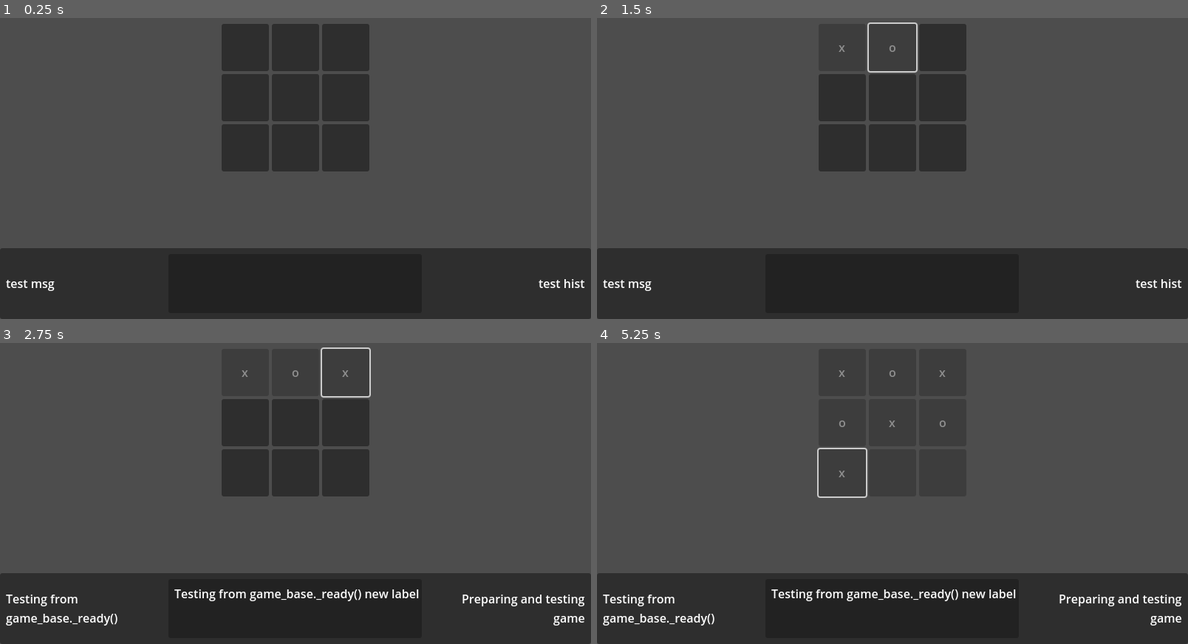
Above: before the commit, frames 1-4 (two rows, left to right).
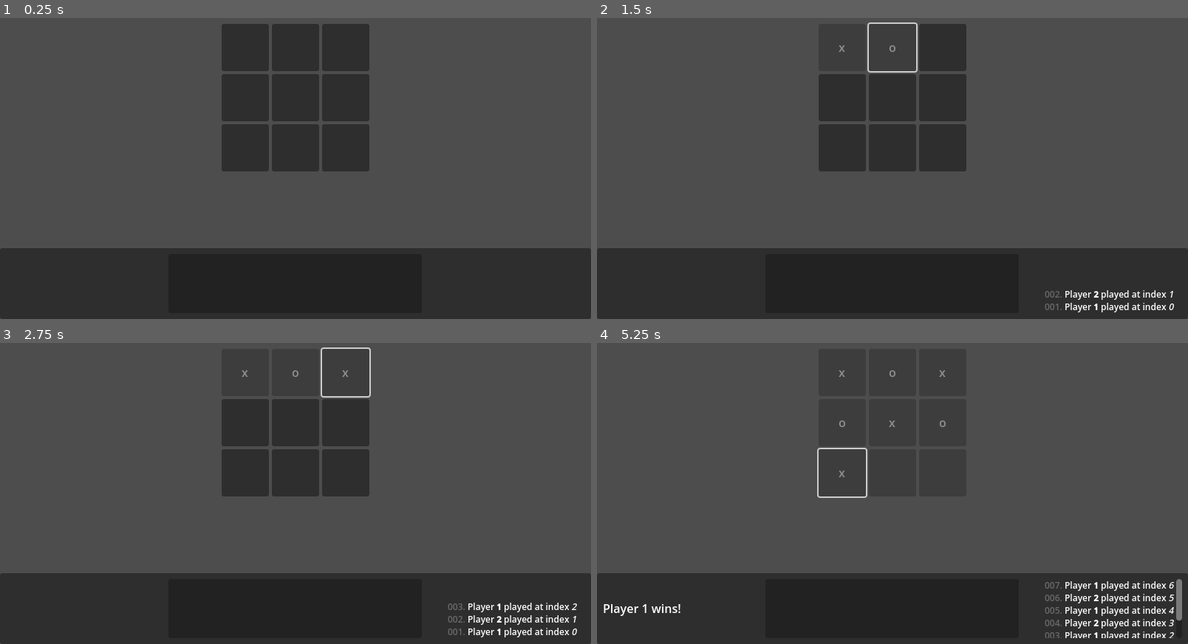
Above: after the commit, the same moments.

Repository: BrnLng/godot-bg-2511
Game: Godot game, scene res://scenes/main.tscn
Two runs of this game, one before a commit and one after it. Both use one fixed random seed, a clock stepped at 60 frames per second and the inputs below.
Inputs (mouse positions are in pixels of both pictures, inside the frame that each line leads up to):
- Up to frame 1 (0.25 s): no input
- Up to frame 2 (1.5 s): click (845, 48) at 0.52 s; click (892, 48) at 1.27 s
- Up to frame 3 (2.75 s): click (342, 373) at 2.02 s
- Up to frame 4 (5.25 s): click (845, 421) at 2.77 s; click (892, 421) at 3.52 s; click (939, 421) at 4.27 s; click (845, 472) at 5.02 s

The runs differ from the first frame. In frame 1, 0.2% of the frame differs, in the area x 1-99%, y 86-91%; in frame 2, 0.7%; in frame 3, 2.1%; in frame 4, 2.7%, in the area x 1-99%, y 78-99%.

Commit message:
better bottom panels

Diff:
--- a/games/game_base.gd
+++ b/games/game_base.gd
@@ -5,8 +5,7 @@
 signal hud_history(msg:String)
 signal hud_panel(item:Node)
 
-enum PlayerRef { NONE=-2, ANY=-1, PLAYER_N=0, PLAYER_1=1, PLAYER_2=2 }
-# enum PlayerPresence { NONE, PLAYER }
+enum PlayerRef { NONE=-1, ANY=0, PLAYER_1=1, PLAYER_2=2 }
 var current_player: PlayerRef : get=get_current_player
 var last_player: PlayerRef : get=get_last_player
 # var players_types: Vector2  # x = Human players, y = Computer
@@ -20,9 +19,9 @@
 func _ready() -> void:
 	# randomize()
 	_initialize_base_game()
-	# await 2 secs to test hud
-	await get_tree().create_timer(2).timeout
-	test_msgs()
+	# # await n sec(s) to test hud
+	# await get_tree().create_timer(1).timeout
+	# test_msgs()
 
 
 func test_msgs() -> void:
@@ -39,16 +38,16 @@
 
 
 func _on_turn_passed() -> void:
+	_switch_player()
+
+
+func _switch_player() -> void:
 	# if player_queue:
 		# player_queue.append(current_player)
 		# current_player = player_queue.pop()
 	# else:
 	# current_player = (current_player + 1) % player_count()
 	# current_player = PlayerPresence.PLAYER_2 if current_player == PlayerPresence.PLAYER_1 else PlayerPresence.PLAYER_1
-	_switch_player()
-
-
-func _switch_player() -> void:
 	last_player = current_player
 	current_player = PlayerRef.PLAYER_2 if current_player == PlayerRef.PLAYER_1 else PlayerRef.PLAYER_1
 
--- a/games/ttt.gd
+++ b/games/ttt.gd
@@ -23,7 +23,7 @@
 func _on_tile_clicked(index: int):
 	if is_game_over or tiles[index].player_owner != PlayerRef.NONE \
 		or index < 0 or index >= len(tiles):
-		print("Invalid move")
+		hud_message.emit("Invalid move")
 		return
 
 	tiles[index].player_owner = current_player
@@ -35,13 +35,19 @@
 			tiles[index].text = "o"
 			tiles[index].disabled = true
 
+	var history_string: String = "Player [b]" + str(current_player) + "[/b] played at index [i]" + str(index) + "[/i]"
+	hud_history.emit(history_string)
+
+
 	if check_winner():
 		is_game_over = true
 		disable_all_tiles()
-		print("Player ", last_player, " wins!")
+		var winning_string : String = "Player " + str(current_player) + " wins!"
+		hud_message.emit(winning_string)
+		# print("Player ", current_st_player, " wins!")
 	elif is_board_full():
 		is_game_over = true
-		print("It's a draw!")
+		hud_message.emit("It's a draw!")
 	else:
 		TurnManager.pass_next()
 
@@ -71,8 +77,8 @@
 			return false
 	return true
 
-func _on_turn_passed() -> void:
-	current_player = PlayerRef.PLAYER_2 if current_player == PlayerRef.PLAYER_1 else PlayerRef.PLAYER_1
+# func _on_turn_passed() -> void:
+# 	current_player = PlayerRef.PLAYER_2 if current_player == PlayerRef.PLAYER_1 else PlayerRef.PLAYER_1
 
 func disable_all_tiles():
 	for tile in tiles:
--- /dev/null
+++ b/managers/utils.gd
@@ -0,0 +1,5 @@
+extends Node
+
+func remove_all_children(parent_node):
+	for child in parent_node.get_children():
+		child.queue_free()
--- a/project.godot
+++ b/project.godot
@@ -18,6 +18,7 @@
 [autoload]
 
 TurnManager="*res://managers/turn_manager.gd"
+Utils="*res://managers/utils.gd"
 
 [display]
 
--- a/scenes/main.gd
+++ b/scenes/main.gd
@@ -2,19 +2,18 @@
 
 @onready var label_left: Label = %LabelLeft
 @onready var mid_panel: Control = %MidPanel
-@onready var label_right: Label = %LabelRight
+@onready var label_right: RichTextLabel = %LabelRight
+# @onready var history_scroll: ScrollContainer = label_right.get_parent() as ScrollContainer
+
+var history_counter: int = 1
 
 var _game: GameBase
 
 
 func _ready() -> void:
-	_game = get_children()[0] as GameBase
+	_game = $GamePlug.get_children()[0] as GameBase
 	if not _game:
 		print("Error: game connect error @ main")
-
-	print(_game.name)
-	_on_hud_message_update("test msg")
-	_on_hud_history_update("test hist")
 
 	_game.hud_message.connect(_on_hud_message_update)
 	_game.hud_history.connect(_on_hud_history_update)
@@ -26,8 +25,18 @@
 
 
 func _on_hud_history_update(msg:String) -> void:
-	label_right.text = msg
+	label_right.text = "[color=DIM_GRAY]" + ("%03d" % history_counter) + ".[/color] " + msg + " \n" + label_right.text
+	history_counter += 1
+	# The scrollbar's max_value is not updated in the same frame the label's text is changed.
+	# We need to wait for the next idle frame for the container to resize and update the scrollbar.
+	# call_deferred("_scroll_history_to_bottom")
+	#label_right.scroll_to_line(history_counter)
+
+
+# func _scroll_history_to_bottom() -> void:
+# 	history_scroll.scroll_vertical = int(history_scroll.get_v_scroll_bar().max_value)
 
 
 func _on_hud_panel_update(item:Node) -> void:
+	Utils.remove_all_children(mid_panel)
 	mid_panel.add_child(item)
--- a/scenes/main.tscn
+++ b/scenes/main.tscn
@@ -6,7 +6,9 @@
 [node name="Main" type="Node2D"]
 script = ExtResource("1_o5qli")
 
-[node name="G-TTT" parent="." instance=ExtResource("2_0wfyh")]
+[node name="GamePlug" type="Node2D" parent="."]
+
+[node name="G-TTT" parent="GamePlug" instance=ExtResource("2_0wfyh")]
 
 [node name="CanvasLayer" type="CanvasLayer" parent="."]
 
@@ -40,7 +42,6 @@
 custom_minimum_size = Vector2(96, 0)
 layout_mode = 2
 size_flags_horizontal = 3
-text = "text panel"
 autowrap_mode = 2
 
 [node name="Panel" type="Panel" parent="CanvasLayer/Panel/MarginContainer/HBoxContainer"]
@@ -59,11 +60,27 @@
 theme_override_constants/margin_right = 8
 theme_override_constants/margin_bottom = 8
 
-[node name="LabelRight" type="Label" parent="CanvasLayer/Panel/MarginContainer/HBoxContainer"]
-unique_name_in_owner = true
+[node name="ScrollContainer" type="ScrollContainer" parent="CanvasLayer/Panel/MarginContainer/HBoxContainer"]
 custom_minimum_size = Vector2(96, 0)
 layout_mode = 2
 size_flags_horizontal = 3
-text = "text panel"
+tooltip_text = "Game Descriptive History"
+horizontal_scroll_mode = 0
+vertical_scroll_mode = 4
+scroll_deadzone = 4
+
+[node name="LabelRight" type="RichTextLabel" parent="CanvasLayer/Panel/MarginContainer/HBoxContainer/ScrollContainer"]
+unique_name_in_owner = true
+custom_minimum_size = Vector2(196, 0)
+layout_mode = 2
+size_flags_horizontal = 3
+size_flags_vertical = 10
+theme_override_font_sizes/normal_font_size = 12
+theme_override_font_sizes/bold_font_size = 11
+theme_override_font_sizes/italics_font_size = 12
+bbcode_enabled = true
+fit_content = true
+scroll_active = false
+autowrap_mode = 2
 horizontal_alignment = 2
-autowrap_mode = 2
+vertical_alignment = 2
Not shown, added: managers/utils.gd.uid
Not shown, changed: README.md
